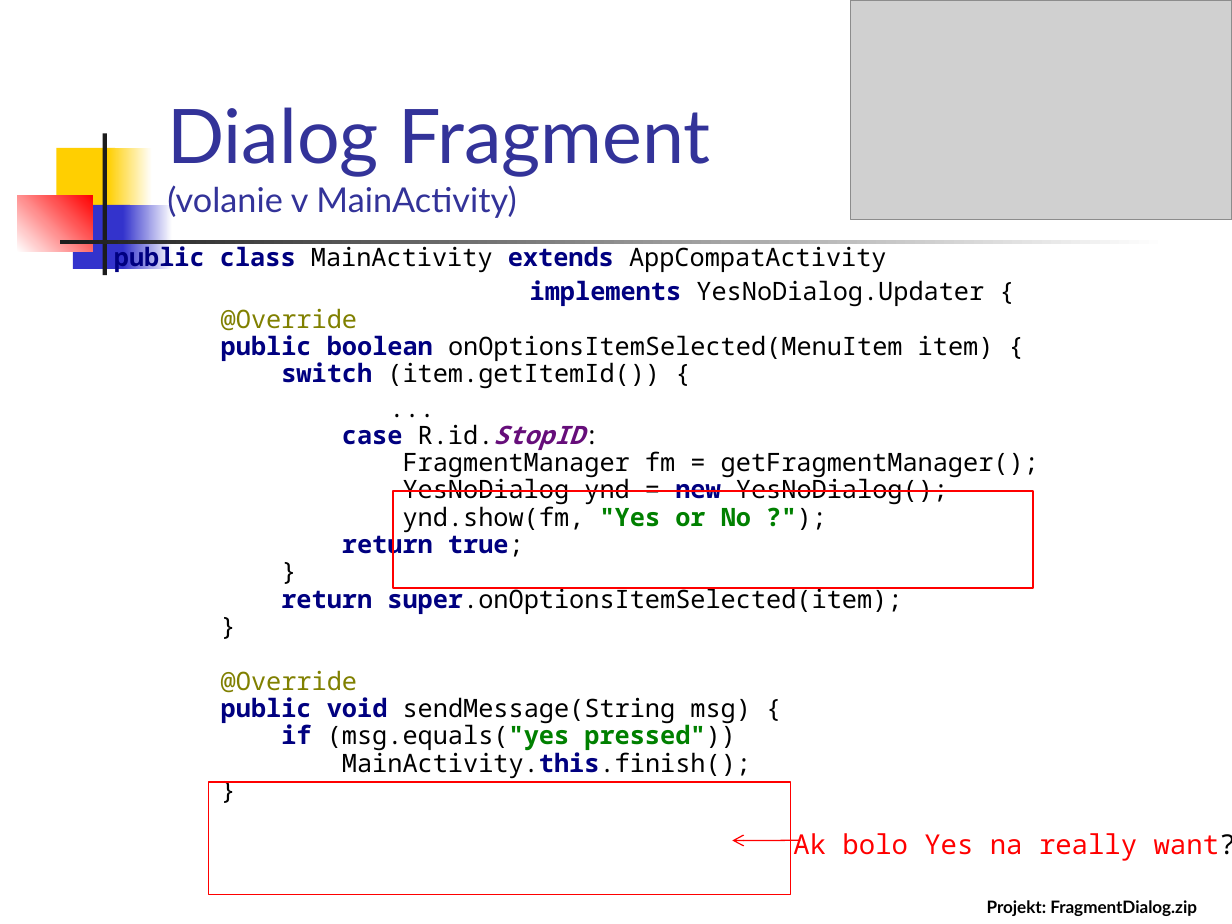
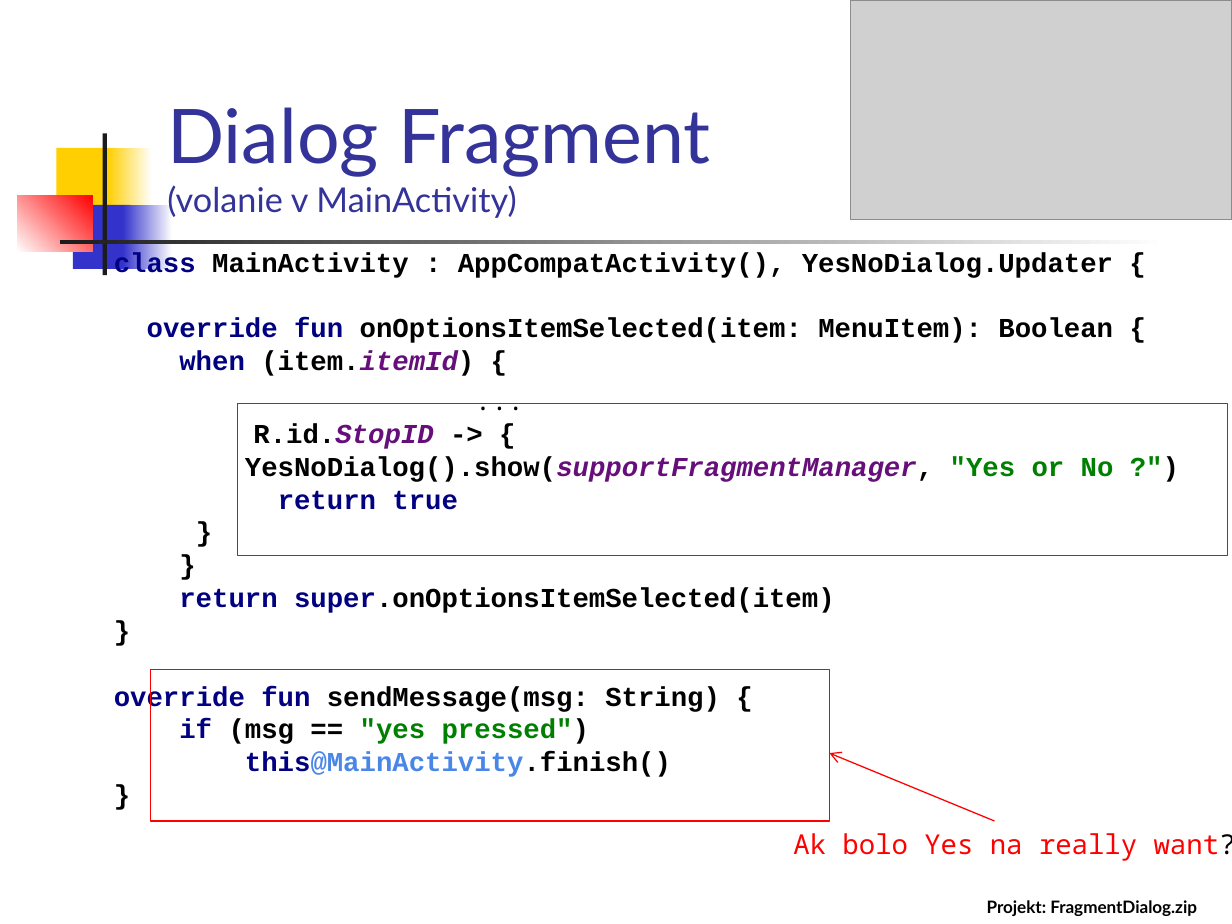
Before and after one commit to vmandro/Prednasky, a slide deck: slide 44 of 07/07_Android.ppt (slide 40 before the commit). Drawn at 1232x924 pixels with LibreOffice and Linux fonts; fonts in the diff are those of the drawing; grey boxes stand for pictures. Boxes give left, top, right and bottom in pixels: in the first picture for what was removed or moved away, otherwise in the second. Text is boxed around its words. In the diff, an @@ line names an element or a change of style, - is before the commit and + after.

```diff
--- a/07/07_Android.ppt
+++ b/07/07_Android.ppt
@@ text at (114, 253, 1114, 777): text changed; size 14.8 to 16 pt; font Noto Sans Mono to Courier New; bold on @@
-public class MainActivity extends AppCompatActivity
-implements YesNoDialog.Updater {
-@Override
-public boolean onOptionsItemSelected(MenuItem item) {
-switch (item.getItemId()) {
-...
-case R.id.StopID:
-FragmentManager fm = getFragmentManager();
-YesNoDialog ynd = new YesNoDialog();
-ynd.show(fm, "Yes or No ?");
-return true;
-}
-return super.onOptionsItemSelected(item);
-}
-@Override
-public void sendMessage(String msg) {
-if (msg.equals("yes pressed"))
-MainActivity.this.finish();
-}
+class MainActivity : AppCompatActivity(), YesNoDialog.Updater {
+override fun onOptionsItemSelected(item: MenuItem): Boolean {
+when (item.itemId) {
+...
+R.id.StopID -> {
+YesNoDialog().show(supportFragmentManager, "Yes or No ?")
+return true
+}
+}
+return super.onOptionsItemSelected(item)
+}
+override fun sendMessage(msg: String) {
+if (msg == "yes pressed")
+this@MainActivity.finish()
+}
@@ rectangle: place and size @@
-rectangle at (393, 492, 1034, 589)
+rectangle at (238, 404, 1227, 556)
@@ rectangle: place and size @@
-rectangle at (208, 782, 790, 894)
+rectangle at (150, 669, 829, 821)
@@ arrow added from (994, 821) to (829, 753), #FF0000 0.74 pt @@
@@ arrow removed from (801, 840) to (732, 840) @@
```
Also in this commit, not shown: 23 other slides changed, 9 slides added, 2 slides removed, 1 other file.
